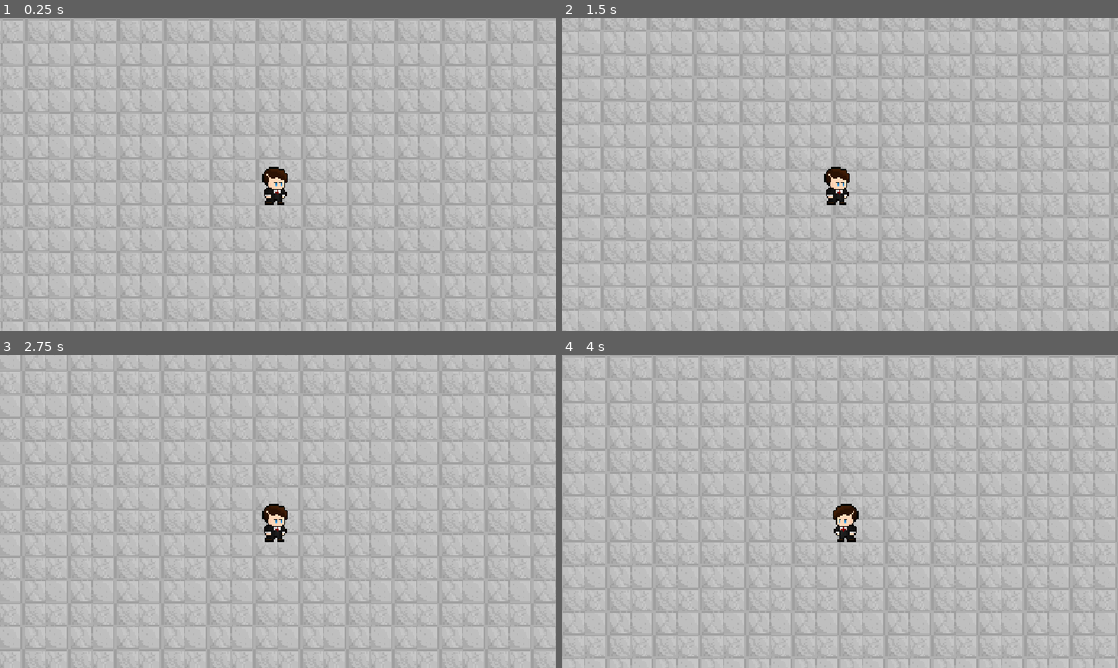
Above: before the commit, frames 1-4 (two rows, left to right).
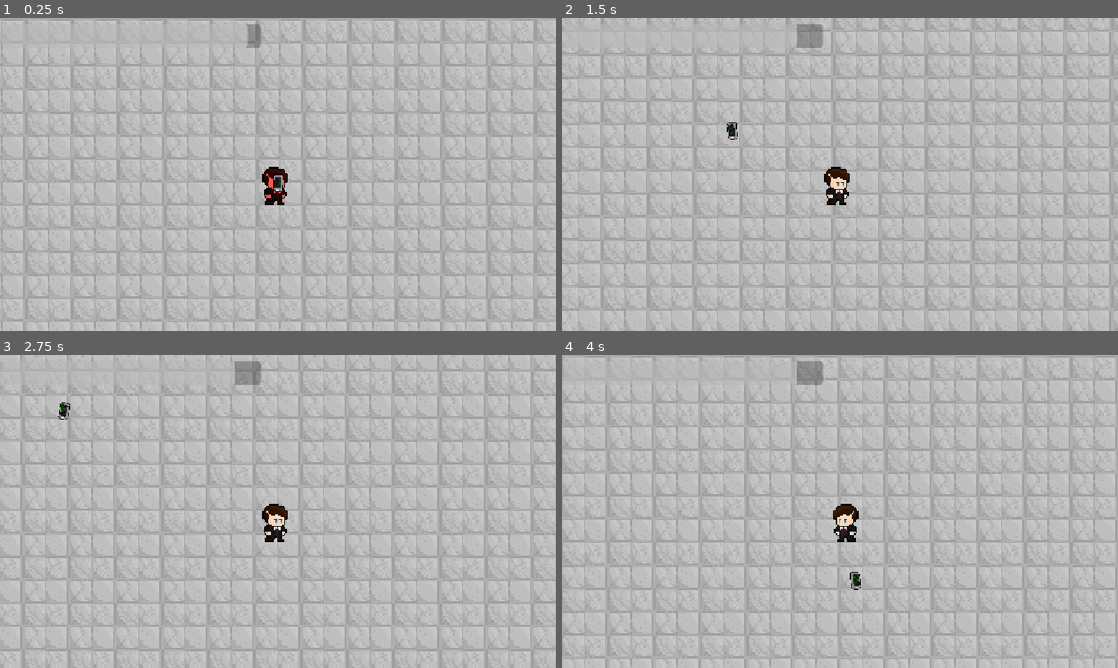
Above: after the commit, the same moments.

Repository: leolilaia/GuerraTecnologica
Game: Godot game, scene res://scenes/main/main_arena.tscn
The game is run twice, just before and just after one commit, with the same random seed, the same clock (stepped at 60 frames per second) and the same inputs. Before the commit the project starts from res://scripts/main_arena.tscn.
Inputs (mouse positions are in pixels of both pictures, inside the frame that each line leads up to):
- Up to frame 1 (0.25 s): no input
- Up to frame 2 (1.5 s): tap Enter at 0.5 s; move the mouse to (962, 158) at 0.52 s; hold Right (ui_right) 0.53-1.28 s; click (962, 158) at 0.67 s; move the mouse to (728, 190) at 1.27 s; hold Down (ui_down) from 1.28 s (still down); click (728, 190) at 1.42 s
- Up to frame 3 (2.75 s): move the mouse to (333, 442) at 2.02 s; release Down (ui_down) at 2.03 s; hold Right (ui_right) from 2.03 s (still down); click (333, 442) at 2.17 s
- Up to frame 4 (4 s): move the mouse to (812, 574) at 2.77 s; release Right (ui_right) at 2.78 s; hold Up (ui_up) 2.78-3.53 s; click (812, 574) at 2.92 s; move the mouse to (1006, 558) at 3.52 s; hold Left (ui_left) from 3.53 s (still down); click (1006, 558) at 3.67 s

The runs differ from the first frame. In frame 1, 0.3% of the frame differs, in the area x 44-52%, y 2-58%; in frame 2, 0.5%; in frame 3, 0.4%; in frame 4, 0.5%, in the area x 42-54%, y 2-76%.

Commit message:
Reorganiza pastas, adiciona inimigo base, dano, barra de vida e arma com mira

Diff:
--- /dev/null
+++ b/scenes/enemies/enemybase.tscn
@@ -0,0 +1,22 @@
+[gd_scene format=3 uid="uid://1640r0stkje4"]
+
+[ext_resource type="Script" uid="uid://ba6ld4pwhqds1" path="res://scripts/enemybase.gd" id="1_0mhav"]
+[ext_resource type="Texture2D" uid="uid://363xqhquj21m" path="res://assets/sprites/Inimigos/Genéricos/Samsung.png" id="2_73n04"]
+
+[sub_resource type="CapsuleShape2D" id="CapsuleShape2D_tmq5d"]
+radius = 3.0
+height = 12.0
+
+[node name="SmartBotao" type="CharacterBody2D" unique_id=410658759]
+script = ExtResource("1_0mhav")
+
+[node name="Sprite2D" type="Sprite2D" parent="." unique_id=555424325]
+position = Vector2(-4.7683716e-07, -2.2351742e-08)
+scale = Vector2(0.053710926, 0.06347656)
+texture = ExtResource("2_73n04")
+
+[node name="Hitbox" type="Area2D" parent="." unique_id=1228511987]
+
+[node name="CollisionShape2D" type="CollisionShape2D" parent="Hitbox" unique_id=2107185566]
+position = Vector2(-1, 0)
+shape = SubResource("CapsuleShape2D_tmq5d")
--- /dev/null
+++ b/scenes/main/main_arena.tscn
@@ -0,0 +1,28 @@
+[gd_scene format=3 uid="uid://2v4ui2yhqiwv"]
+
+[ext_resource type="PackedScene" uid="uid://bsqp07cqq1mr8" path="res://scenes/world/world_generator.tscn" id="1_ktrib"]
+[ext_resource type="PackedScene" uid="uid://dmcme03bjx7n6" path="res://scenes/player/player.tscn" id="2_igey7"]
+[ext_resource type="PackedScene" uid="uid://1640r0stkje4" path="res://scenes/enemies/enemybase.tscn" id="3_igey7"]
+[ext_resource type="Script" uid="uid://cjsseyrf0h4kj" path="res://scripts/hud.gd" id="4_y7d6u"]
+
+[node name="MainArena" type="Node2D" unique_id=2030471012]
+
+[node name="WorldGenerator" parent="." unique_id=764464101 instance=ExtResource("1_ktrib")]
+
+[node name="Player" parent="." unique_id=1957060281 instance=ExtResource("2_igey7")]
+
+[node name="SmartBotao" parent="." unique_id=410658759 instance=ExtResource("3_igey7")]
+
+[node name="HUD" type="CanvasLayer" parent="." unique_id=1778295995]
+script = ExtResource("4_y7d6u")
+
+[node name="HealthBar" type="ProgressBar" parent="HUD" unique_id=456388020]
+anchors_preset = -1
+anchor_top = 0.019000001
+anchor_right = 0.469
+anchor_bottom = 0.096
+offset_left = 3.0
+offset_top = -0.31200123
+offset_right = -0.2880249
+offset_bottom = -0.20800018
+show_percentage = false
--- a/scripts/player.tscn
+++ b/scenes/player/player.tscn
@@ -2,6 +2,8 @@
 
 [ext_resource type="Script" uid="uid://b148xflm6jwmu" path="res://scripts/player.gd" id="1_qm0ti"]
 [ext_resource type="Texture2D" uid="uid://hmakf0u1pfns" path="res://assets/sprites/Personagens/alan-turing.png" id="2_fhbv5"]
+[ext_resource type="Script" uid="uid://bp7ynevskppff" path="res://scripts/weapon.gd" id="3_pqap4"]
+[ext_resource type="PackedScene" uid="uid://rjkkfg2fmscd" path="res://scenes/weapons/projectile.tscn" id="4_2c7ny"]
 
 [sub_resource type="CapsuleShape2D" id="CapsuleShape2D_tmq5d"]
 radius = 7.0
@@ -20,3 +22,7 @@
 [node name="Camera2D" type="Camera2D" parent="." unique_id=966813502]
 position = Vector2(-1, -5)
 zoom = Vector2(3, 3)
+
+[node name="Weapon" type="Node2D" parent="." unique_id=1936755187]
+script = ExtResource("3_pqap4")
+projectile_scene = ExtResource("4_2c7ny")
--- /dev/null
+++ b/scenes/weapons/projectile.tscn
@@ -0,0 +1,16 @@
+[gd_scene format=3 uid="uid://rjkkfg2fmscd"]
+
+[ext_resource type="Script" uid="uid://3qahkltdxn3r" path="res://scripts/projectile.gd" id="1_e8efe"]
+
+[sub_resource type="RectangleShape2D" id="RectangleShape2D_tmq5d"]
+size = Vector2(64, 8)
+
+[node name="Projectile" type="Area2D" unique_id=572210245]
+collision_layer = 0
+collision_mask = 2
+script = ExtResource("1_e8efe")
+
+[node name="Sprite2D" type="Sprite2D" parent="." unique_id=754959454]
+
+[node name="CollisionShape2D" type="CollisionShape2D" parent="." unique_id=1728241813]
+shape = SubResource("RectangleShape2D_tmq5d")
--- a/scenes/world/world_generator.tscn
+++ b/scenes/world/world_generator.tscn
@@ -1,6 +1,6 @@
 [gd_scene format=3 uid="uid://bsqp07cqq1mr8"]
 
-[ext_resource type="Script" uid="uid://boca82i80uwq6" path="res://scenes/world/world_generator.gd" id="1_8tuti"]
+[ext_resource type="Script" uid="uid://boca82i80uwq6" path="res://scripts/world_generator.gd" id="1_8tuti"]
 [ext_resource type="Texture2D" uid="uid://dtavaffwbtcd" path="res://assets/sprites/Cenário/Chão/Branco.png" id="2_8tuti"]
 
 [sub_resource type="TileSetAtlasSource" id="TileSetAtlasSource_i4c15"]
--- /dev/null
+++ b/scripts/enemybase.gd
@@ -0,0 +1,44 @@
+extends CharacterBody2D
+
+@export var speed: float = 80.0
+@export var hp: float = 20.0
+@export var damage: float = 5.0
+
+var player: Node2D
+var wobble_time: float = 0.0
+
+func _ready() -> void:
+	# Adiciona ao grupo "enemies" para as armas encontrarem este inimigo facilmente
+	add_to_group("enemies")
+	if get_parent():
+		player = get_parent().find_child("Player", true, false)
+
+func _physics_process(delta: float) -> void:
+	if not is_instance_valid(player):
+		return
+
+	# 1. Vai em linha reta até o jogador
+	var dir = global_position.direction_to(player.global_position)
+	velocity = dir * speed
+	move_and_slide()
+
+	# 2. "Animação" de caminhada com 1 único sprite estático (Bamboleio)
+	if has_node("Sprite2D"):
+		$Sprite2D.flip_h = dir.x < 0
+		wobble_time += delta * 12.0
+		$Sprite2D.rotation = sin(wobble_time) * 0.15 # Balança de um lado pro outro
+
+	for body in $Hitbox.get_overlapping_bodies():
+		if body.has_method("take_damage"):
+			body.take_damage(damage)
+func take_damage(amount: float) -> void:
+	hp -= amount
+
+	# Efeito visual de acerto (pisca vermelho/branco sem precisar de animação)
+	if has_node("Sprite2D"):
+		$Sprite2D.modulate = Color(10, 10, 10) # Estoura o brilho para branco
+		var tween = create_tween()
+		tween.tween_property($Sprite2D, "modulate", Color.WHITE, 0.1)
+
+	if hp <= 0:
+		queue_free() # Morre (depois vocês colocam o drop de XP aqui)
--- /dev/null
+++ b/scripts/hud.gd
@@ -0,0 +1,16 @@
+extends CanvasLayer
+
+@onready var health_bar: ProgressBar = $HealthBar
+
+func _ready() -> void:
+	# Espera 1 frame para garantir que o player já entrou no grupo "player"
+	await get_tree().process_frame
+	var player = get_tree().get_first_node_in_group("player")
+	if player == null:
+		return
+	player.health_changed.connect(_on_health_changed)
+	_on_health_changed(player.hp, player.max_hp)
+
+func _on_health_changed(hp: float, max_hp: float) -> void:
+	health_bar.max_value = max_hp
+	health_bar.value = maxf(hp, 0.0)
--- a/scripts/main_arena.tscn
+++ /dev/null
@@ -1,11 +0,0 @@
-[gd_scene format=3 uid="uid://2v4ui2yhqiwv"]
-
-[ext_resource type="PackedScene" uid="uid://bsqp07cqq1mr8" path="res://scenes/world/world_generator.tscn" id="1_ktrib"]
-[ext_resource type="PackedScene" uid="uid://dmcme03bjx7n6" path="res://scripts/player.tscn" id="2_igey7"]
-
-[node name="MainArena" type="Node2D" unique_id=2030471012]
-
-[node name="WorldGenerator" parent="." unique_id=764464101 node_paths=PackedStringArray("player") instance=ExtResource("1_ktrib")]
-player = NodePath("../Player")
-
-[node name="Player" parent="." unique_id=1957060281 instance=ExtResource("2_igey7")]
--- a/scripts/player.gd
+++ b/scripts/player.gd
@@ -1,14 +1,42 @@
 extends CharacterBody2D
 
+signal health_changed(hp: float, max_hp: float)
+signal died
+
 @export var speed: float = 200.0
+@export var max_hp: float = 100.0
+
+var hp: float
+var invulnerable: bool = false
+
+func _ready() -> void:
+	add_to_group("player")
+	hp = max_hp
 
 func _physics_process(_delta: float) -> void:
-	# Lê as setas do teclado (Funciona direto sem precisar configurar nada!)
 	var direction: Vector2 = Input.get_vector("ui_left", "ui_right", "ui_up", "ui_down")
-
 	velocity = direction * speed
 	move_and_slide()
 
-	# Vira o sprite para a esquerda ou direita dependendo de para onde está andando
 	if direction.x != 0 and has_node("Sprite2D"):
 		$Sprite2D.flip_h = direction.x < 0
+
+func take_damage(amount: float) -> void:
+	if invulnerable:
+		return
+	hp -= amount
+	print("HP do player: ", hp)
+	health_changed.emit(hp, max_hp)
+
+	# i-frames: meio segundo sem tomar dano, com feedback vermelho
+	invulnerable = true
+	if has_node("Sprite2D"):
+		$Sprite2D.modulate = Color(1, 0.4, 0.4)
+	await get_tree().create_timer(0.5).timeout
+	invulnerable = false
+	if has_node("Sprite2D"):
+		$Sprite2D.modulate = Color.WHITE
+
+	if hp <= 0:
+		died.emit()
+		get_tree().reload_current_scene()
--- /dev/null
+++ b/scripts/projectile.gd
@@ -0,0 +1,33 @@
+extends Area2D
+
+var direction: Vector2 = Vector2.RIGHT
+var damage: float = 10.0
+var speed: float = 600.0
+var pierce: int = 3
+var lifetime: float = 2.0
+
+func _ready() -> void:
+	body_entered.connect(_on_body_entered)
+
+func setup(dir: Vector2, dmg: float, spd: float, prc: int) -> void:
+	direction = dir
+	damage = dmg
+	speed = spd
+	pierce = prc
+	rotation = dir.angle()
+
+func _physics_process(delta: float) -> void:
+	global_position += direction * speed * delta
+	lifetime -= delta
+	if lifetime <= 0.0:
+		queue_free()
+
+func _on_body_entered(body: Node) -> void:
+	if not body.has_method("take_damage"):
+		return
+	body.take_damage(damage)
+	if pierce == -1:
+		return
+	pierce -= 1
+	if pierce <= 0:
+		queue_free()
--- /dev/null
+++ b/scripts/weapon.gd
@@ -0,0 +1,31 @@
+extends Node2D
+
+@export var projectile_scene: PackedScene   # arraste projectile.tscn aqui
+@export var fire_rate: float = 3.0          # tiros por segundo
+@export var damage: float = 10.0
+@export var projectile_speed: float = 600.0
+@export var pierce: int = 3                 # quantos inimigos acerta (-1 = atravessa tudo)
+@export var hold_to_fire: bool = false      # true = só atira segurando o botão esquerdo
+
+var cooldown: float = 0.0
+
+func _process(delta: float) -> void:
+	var aim_dir := (get_global_mouse_position() - global_position).normalized()
+	rotation = aim_dir.angle()
+
+	cooldown -= delta
+	if cooldown > 0.0:
+		return
+	if hold_to_fire and not Input.is_mouse_button_pressed(MOUSE_BUTTON_LEFT):
+		return
+
+	cooldown = 1.0 / fire_rate
+	_fire(aim_dir)
+
+func _fire(dir: Vector2) -> void:
+	if projectile_scene == null:
+		return
+	var p := projectile_scene.instantiate()
+	get_tree().current_scene.add_child(p)   # na arena, para não andar junto com o player
+	p.global_position = global_position
+	p.setup(dir, damage, projectile_speed, pierce)
Not shown, added: scripts/enemybase.gd.uid
Not shown, added: scripts/hud.gd.uid
Not shown, added: scripts/projectile.gd.uid
Not shown, added: scripts/weapon.gd.uid
Renamed: scenes/world/world_generator.gd -> scripts/world_generator.gd
Renamed: scenes/world/world_generator.gd.uid -> scripts/world_generator.gd.uid
